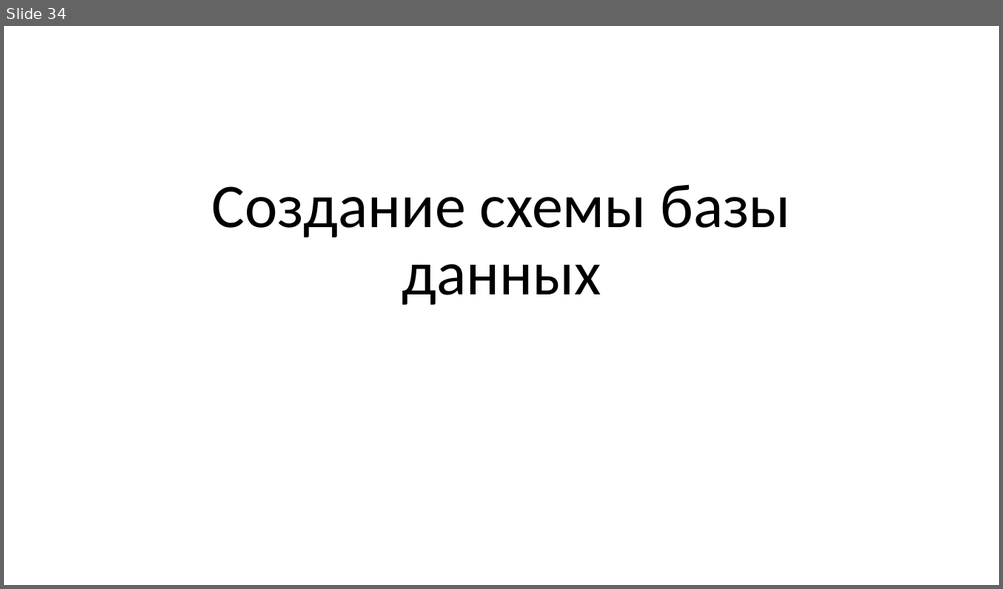
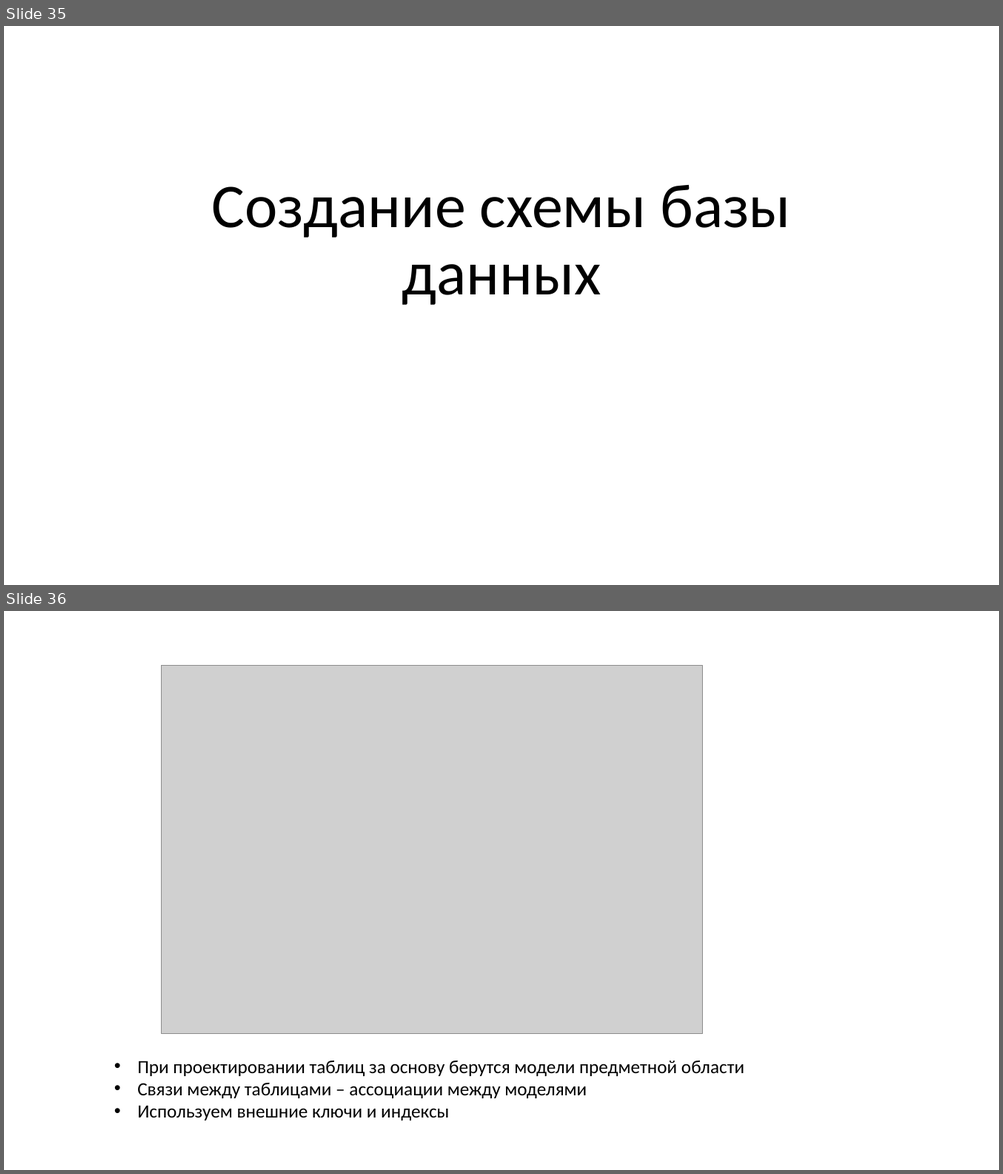
Before and after one commit to dimaxz/Lectures, a slide deck: Лекция 1. Анализ и проектирование/Лекция 1. UML, основы проектирования.pptx. Shown one above the other, each under a label of ours: slide 34 before the commit, slides 35 and 36 after it. The pictures are 1003x589 and 1003x1174 pixels, drawn with LibreOffice and Linux fonts; fonts in the diff are those of the drawing; grey boxes stand for pictures. Boxes give left, top, right and bottom in pixels: in the first picture for what was removed or moved away, otherwise in the second. Text is boxed around its words. In the diff, an @@ line names an element or a change of style, - is before the commit and + after.

```diff
--- a/Лекция 1. Анализ и проектирование/Лекция 1. UML, основы проектирования.pptx
+++ b/Лекция 1. Анализ и проектирование/Лекция 1. UML, основы проектирования.pptx
@@ slide 36 added at <box>4,611,999,1170</box>, background #FFFFFF @@
@@ picture added at <box>162,666,703,1034</box> @@
@@ text added at <box>137,1061,744,1121</box>, 18 pt, text #000000 @@
+• При проектировании таблиц за основу берутся модели предметной области
+• Связи между таблицами – ассоциации между моделями
+• Используем внешние ключи и индексы
@@ what was slide 34 is now slide 35 @@
```
Also in this commit, not shown: 1 slide changed, 4 other slides added, 2 slides removed.
